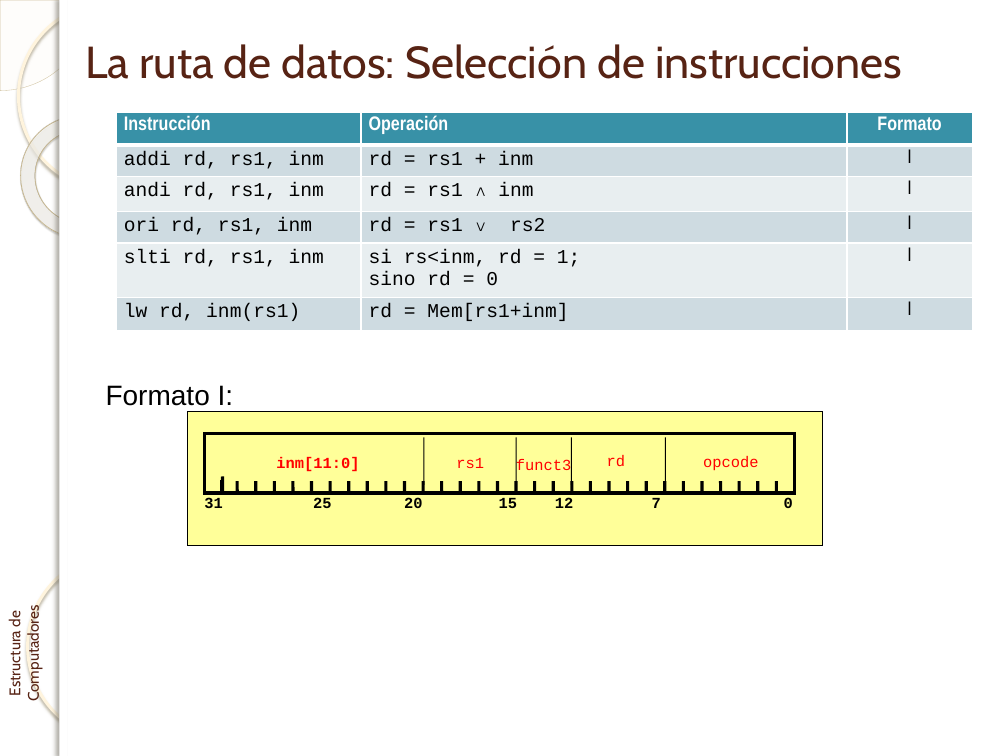
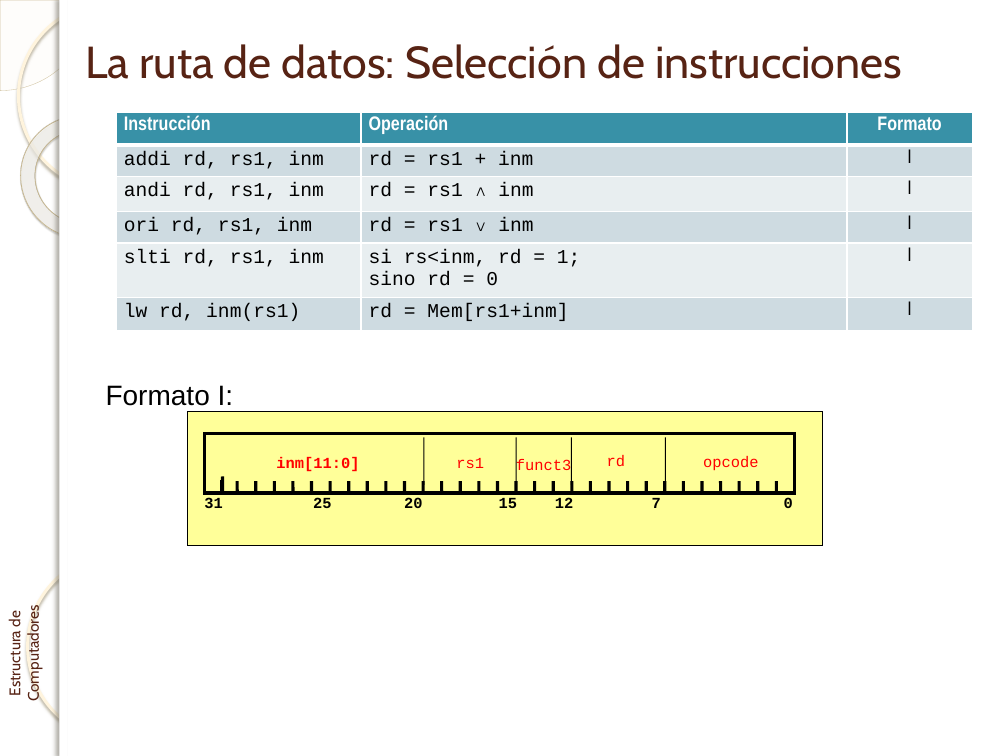
Before and after one commit to enriquesquintana/ETC, a slide deck: slide 45 of ETC_RISCV/Teoría/Tema 1. El procesador_RISCV.pptx. Drawn at 1008x756 pixels with LibreOffice and Linux fonts; fonts in the diff are those of the drawing; background and template pictures are left out. Boxes give left, top, right and bottom in pixels: in the first picture for what was removed or moved away, otherwise in the second. Text is boxed around its words. In the diff, an @@ line names an element or a change of style, - is before the commit and + after.

```diff
--- a/ETC_RISCV/Teoría/Tema 1. El procesador_RISCV.pptx
+++ b/ETC_RISCV/Teoría/Tema 1. El procesador_RISCV.pptx
@@ table at (x1=116, y1=113, x2=972, y2=331) @@
-row 4, column 2: rd = rs1 ∨ rs2
+row 4, column 2: rd = rs1 ∨ inm
```
Also in this commit, not shown: 2 other slides changed.
